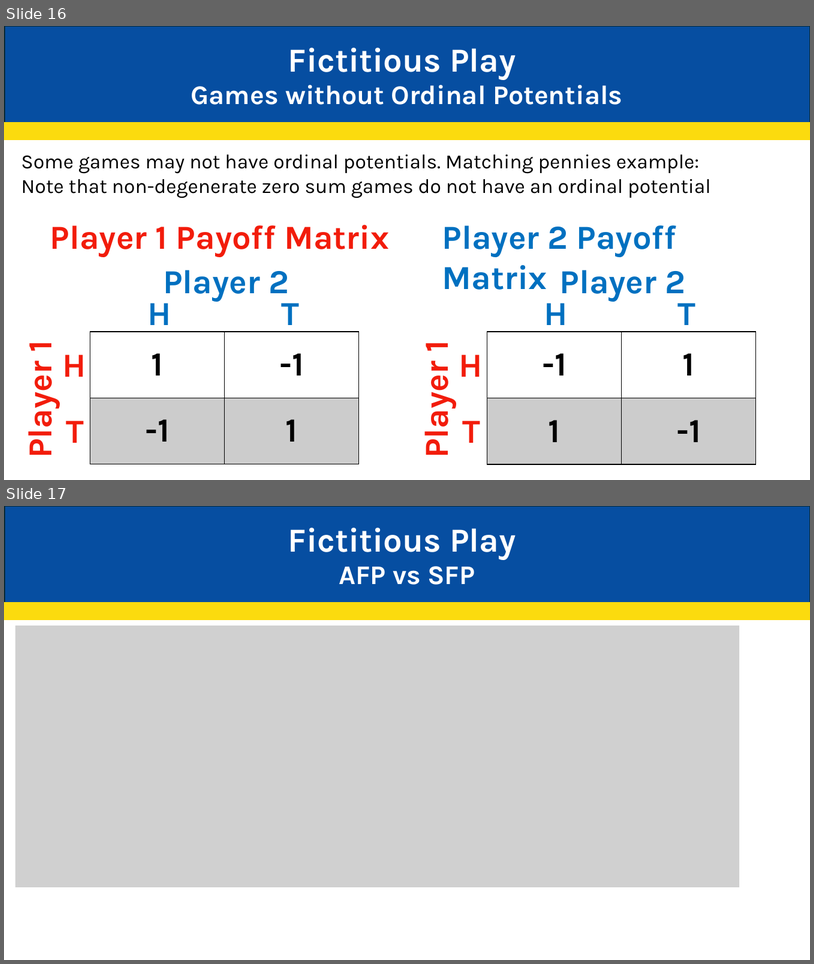
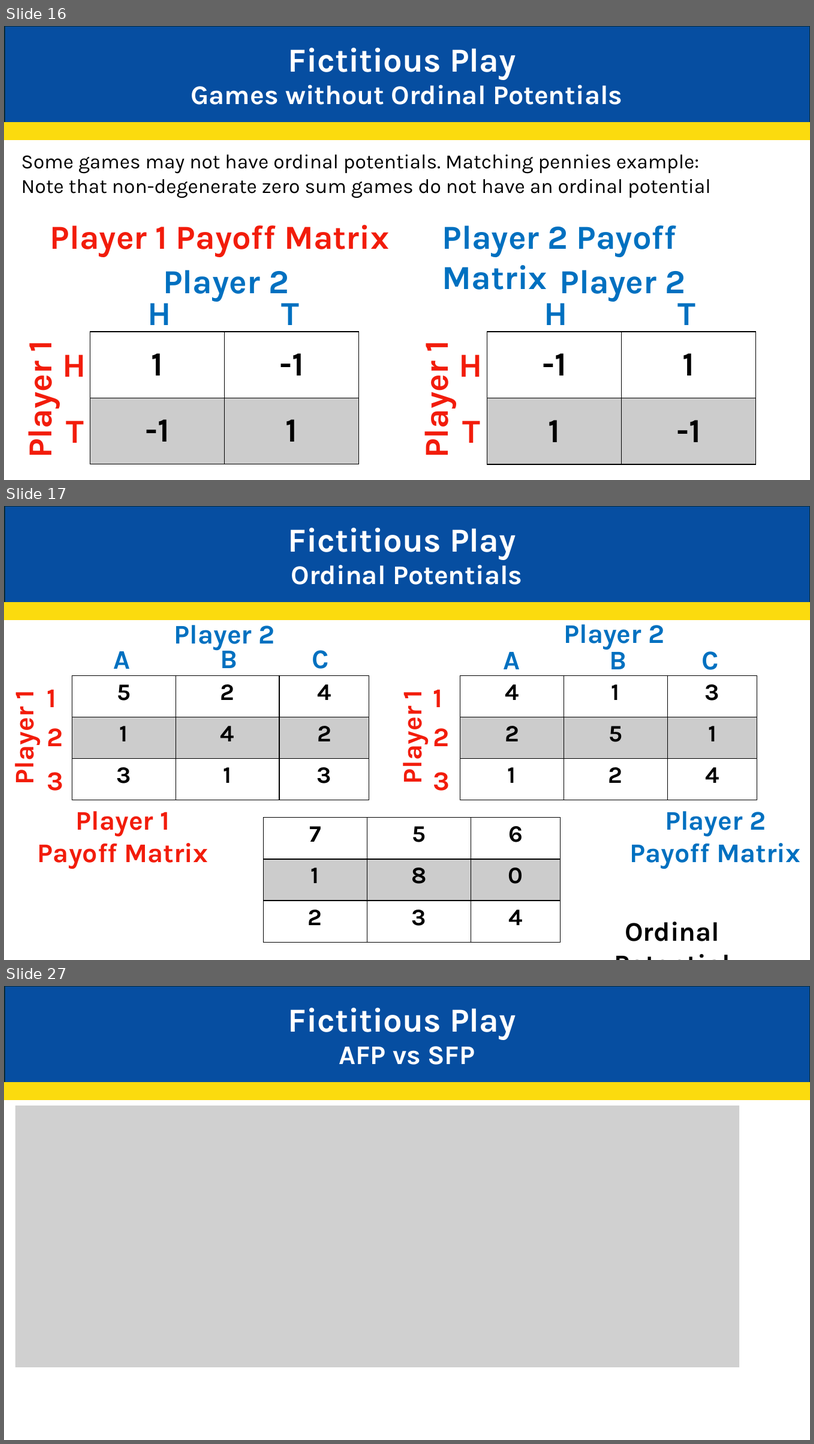
Before and after one commit to JakeCisc210/Candidacy, a slide deck: Reading Course/Presentations/Game Theory Seven.pptx. Shown one above the other, each under a label of ours: slides 16 and 17 before the commit, slides 16, 17 and 27 after it; the slides between them are not shown. The pictures are 814x964 and 814x1444 pixels, drawn with LibreOffice and Linux fonts; fonts in the diff are those of the drawing; grey boxes stand for pictures. Boxes give left, top, right and bottom in pixels: in the first picture for what was removed or moved away, otherwise in the second. Text is boxed around its words. In the diff, an @@ line names an element or a change of style, - is before the commit and + after.

```diff
--- a/Reading Course/Presentations/Game Theory Seven.pptx
+++ b/Reading Course/Presentations/Game Theory Seven.pptx
@@ slide 17 added at <box>4,506,810,960</box>, background #FFFFFF @@
@@ rectangle added at <box>5,506,810,603</box>, fill #064EA1, outline #092A39 1.5 pt @@
@@ text added at <box>288,528,516,560</box>, 40 pt, text #FFFFFF, bold @@
+Fictitious Play
@@ text added at <box>291,559,522,585</box>, 32 pt, text #FFFFFF, bold @@
+Ordinal Potentials
@@ rectangle added at <box>4,603,810,619</box>, fill #FBDB0E, outline #FBDB0E 1.5 pt @@
@@ text added at <box>174,619,275,650</box>, 32 pt, text #0070C0, bold @@
+Player 2
@@ text added at <box>564,618,665,649</box>, 32 pt, text #0070C0, bold @@
+Player 2
@@ text added at <box>220,644,237,668</box>, 32 pt, text #0070C0, bold @@
+B
@@ text added at <box>610,645,627,676</box>, 32 pt, text #0070C0, bold @@
+B
@@ text added at <box>114,651,131,669</box>, 32 pt, text #0070C0, bold @@
+A
@@ text added at <box>312,650,329,669</box>, 32 pt, text #0070C0, bold @@
+C
@@ text added at <box>503,652,520,676</box>, 32 pt, text #0070C0, bold @@
+A
@@ text added at <box>702,651,719,676</box>, 32 pt, text #0070C0, bold @@
+C
@@ table added at <box>72,675,369,800</box>, 3 rows, 3 columns @@
+5 | 2 | 4
+1 | 4 | 2
+3 | 1 | 3
@@ table added at <box>460,675,758,927</box>, 3 rows, 3 columns @@
+4 | 1 | 3
+2 | 5 | 1
+1 | 2 | 4
@@ text added at <box>6,692,41,782</box>, 32 pt, text #F21C0B, bold @@
+Player 1
@@ text added at <box>47,689,57,707</box>, 32 pt, text #F21C0B, bold @@
+1
@@ text added at <box>395,692,429,781</box>, 32 pt, text #F21C0B, bold @@
+Player 1
@@ text added at <box>434,689,443,707</box>, 32 pt, text #F21C0B, bold @@
+1
@@ text added at <box>47,728,63,746</box>, 32 pt, text #F21C0B, bold @@
+2
@@ text added at <box>434,728,450,746</box>, 32 pt, text #F21C0B, bold @@
+2
@@ text added at <box>47,772,64,790</box>, 32 pt, text #F21C0B, bold @@
+3
@@ text added at <box>434,772,450,790</box>, 32 pt, text #F21C0B, bold @@
+3
@@ text added at <box>38,811,208,868</box>, 32 pt, text #F21C0B, bold @@
+Player 1 Payoff Matrix
@@ text added at <box>630,811,801,868</box>, 32 pt, text #0070C0, bold @@
+Player 2 Payoff Matrix
@@ table added at <box>264,817,561,942</box>, 3 rows, 3 columns @@
+7 | 5 | 6
+1 | 8 | 0
+2 | 3 | 4
@@ text added at <box>625,921,720,941</box>, 32 pt, text #000000, bold @@
+Ordinal Potential
@@ what was slide 17 is now slide 27 @@
```
Also in this commit, not shown: 2 slides changed, 9 other slides added, 2 slides removed.
